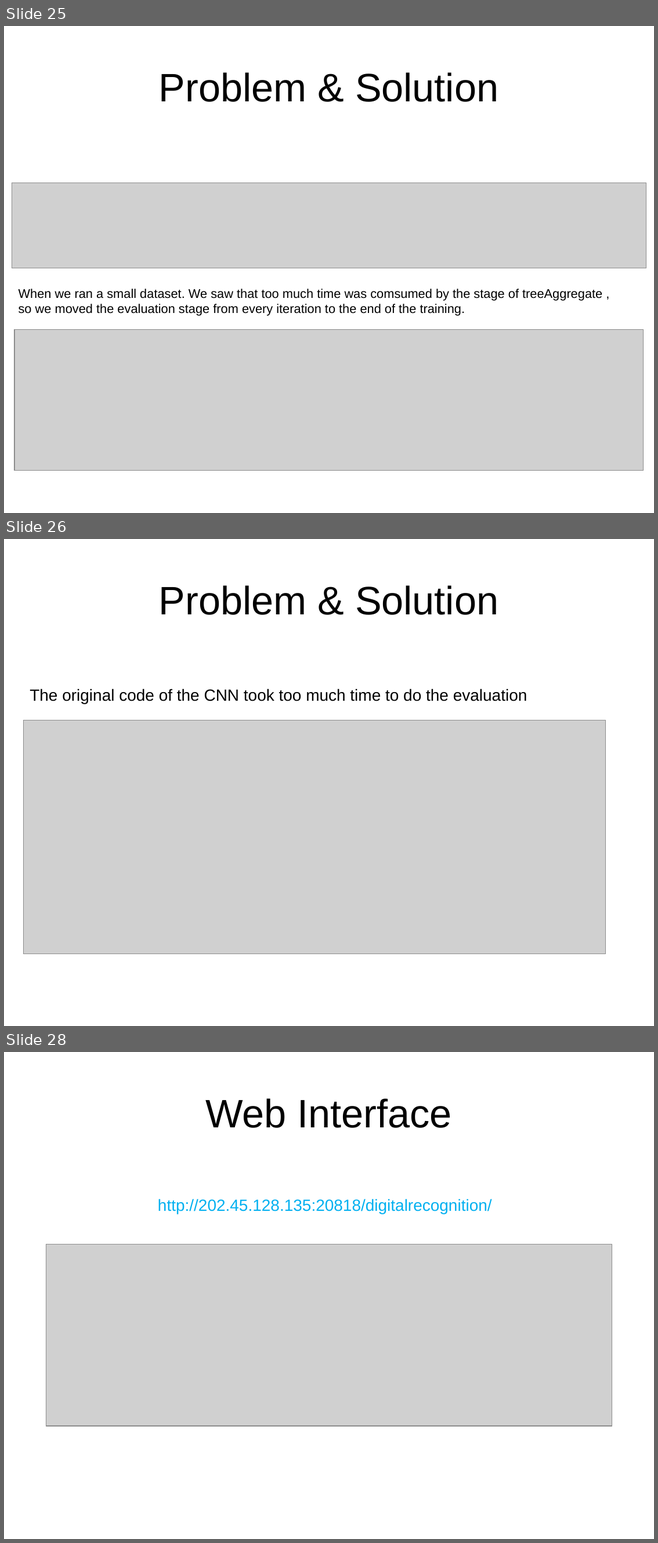
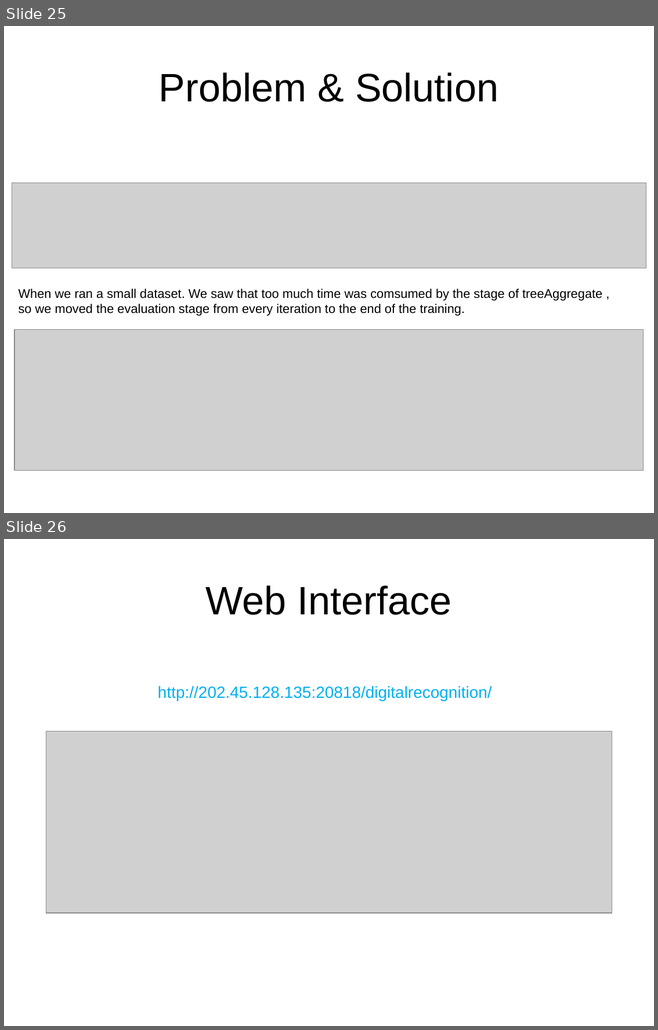
Before and after one commit to wonderjeo/Spark_DL4J, a slide deck: cloud_version5.ppt. Shown one above the other, each under a label of ours: slides 25, 26 and 28 before the commit, slides 25 and 26 after it; the slides between them are not shown. The pictures are 658x1543 and 658x1030 pixels, drawn with LibreOffice and Linux fonts; fonts in the diff are those of the drawing; grey boxes stand for pictures; background and template pictures are left out. Boxes give left, top, right and bottom in pixels: in the first picture for what was removed or moved away, otherwise in the second. Text is boxed around its words. In the diff, an @@ line names an element or a change of style, - is before the commit and + after.

```diff
--- a/cloud_version5.ppt
+++ b/cloud_version5.ppt
@@ slide 26 removed at <box>4,539,654,1026</box>, background picture (left out) @@
@@ title removed at <box>159,585,498,615</box> @@
-Problem & Solution
@@ text removed at <box>30,689,527,704</box> @@
-The original code of the CNN took too much time to do the evaluation
@@ picture removed at <box>24,720,605,954</box> @@
@@ what was slide 28 is now slide 26 @@
```
Also in this commit, not shown: 1 slide changed, 1 other slide removed.
